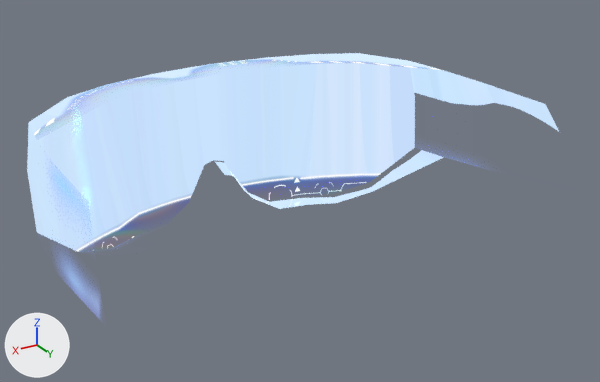
Before and after pictures for a commit that changed the glTF model assets/models/Goggle.glb.
Rendered twice from a 50 mm lens placed at (0.1203, 0.2484, 0.1023), pointed at (-0.0045, 0.0404, -0.0017). Lighting does not change. The marker at lower left points along +X, +Y and +Z. The picture after the commit comes second. Where no turn or scale is listed for an object, it has been applied to the vertices. Vertices at exactly the same position are counted once.

Names of what the first picture shows: 'Goggle_Lo'.
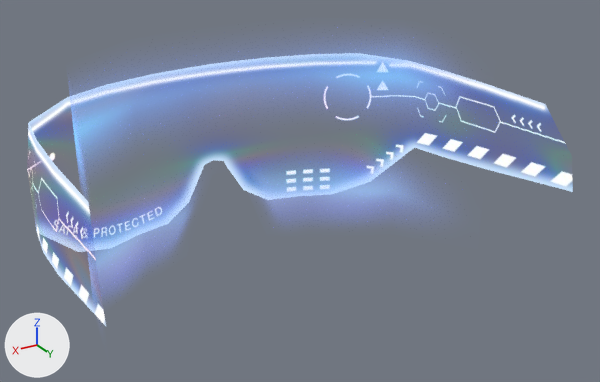
Where the newer file only moved an object's origin or applied its transform, the numbers keep the older frame.

Location of each change, [x1, y1, x2, y2] in pixels of the pictures (600 x 382 px):
```json
{"object": "Goggle_Lo", "change": "reshaped", "before": [27, 53, 559, 294], "after": [27, 53, 573, 326]}
{"part": 1, "of": "me_mesh_004", "change": "added", "after": [72, 64, 429, 267]}
{"part": 2, "of": "me_mesh_004", "change": "deleted", "before": [214, 150, 444, 209]}
{"part": 3, "of": "me_mesh_004", "change": "deleted", "before": [29, 53, 441, 135]}
{"part": 4, "of": "me_mesh_004", "change": "surface changed", "before": [27, 60, 559, 294], "after": [27, 53, 573, 326]}
```

The change, as JSON lines over the scene's bpy script:
```json
{"block": "me_mesh_004", "where": "# used by ob_goggle_lo; location = (0.0, 0.0, 0.0)"}
{"op": "remove", "block": "me_mesh_004", "code": "me_mesh_004.from_pydata(...)  # 119 vertices, 198 faces; spans x -0.075..0.075, y -0.014..0.0878, z -0.0278..0.0278"}
{"op": "add", "block": "me_mesh_004", "code": "me_mesh_004.from_pydata(...)  # 119 vertices, 172 faces; spans x -0.075..0.075, y -0.014..0.0878, z -0.0431..0.0431"}
{"block": "me_mesh_004", "change": "me_mesh_004 part 1: a new loose piece of 24 vertices spanning x -0.0668..0.0668, y -0.0047..0.0576, z -0.0431..0.0431, in mat_goggle"}
{"block": "me_mesh_004", "change": "me_mesh_004 part 2"}
{"block": "me_mesh_004", "change": "15 vertices are removed from x -0.0503..0.0503, y -0.0051..0.0163, z -0.0257..-0.0111"}
{"block": "me_mesh_004", "change": "32 faces are deleted"}
{"block": "me_mesh_004", "change": "me_mesh_004 part 3"}
{"block": "me_mesh_004", "change": "9 vertices are removed from x -0.0472..0.0472, y 0.0..0.0113, z 0.0274..0.0278"}
{"block": "me_mesh_004", "change": "20 faces are deleted"}
{"block": "me_mesh_004", "change": "me_mesh_004 part 4: 146 kept faces spanning x -0.075..0.075, y -0.014..0.0878, z -0.0278..0.0278 get new texture (UV) coordinates"}
```
